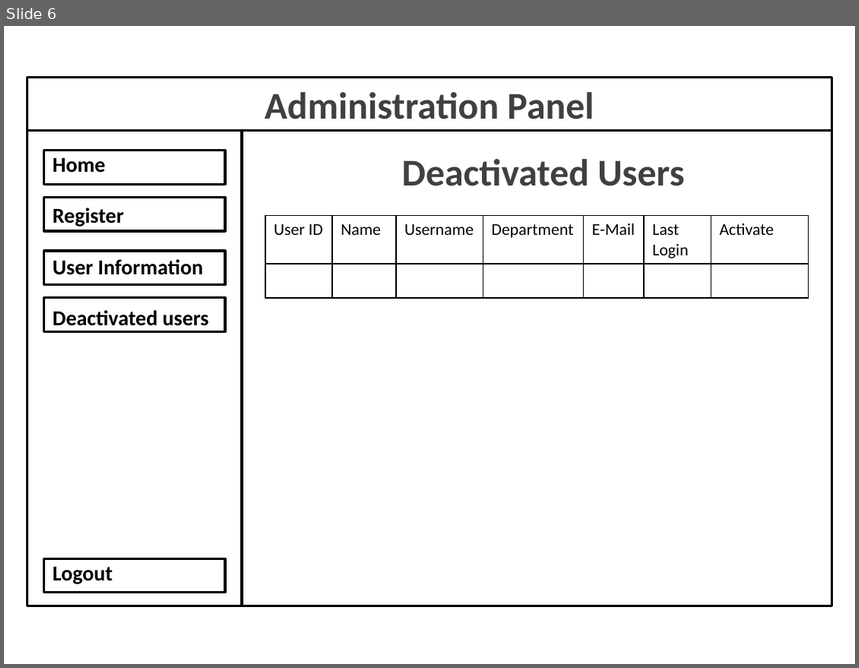
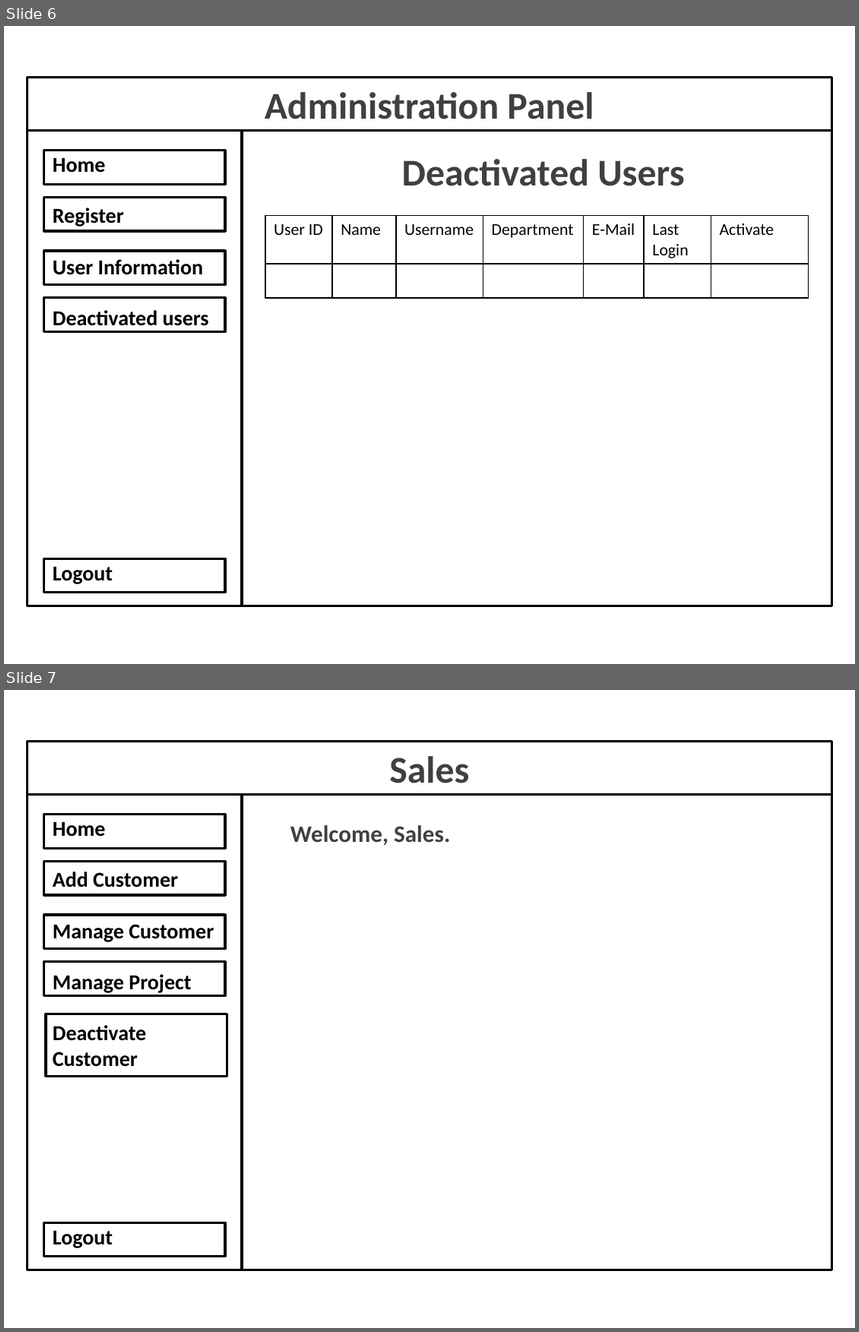
Before and after one commit to Aplicticus/Project_Barroc-IT_Groep6, a slide deck: Docs/Prototype_v0.1/Barroc-IT Prototype.pptx. Shown one above the other, each under a label of ours: slide 6 before the commit, slides 6 and 7 after it. The pictures are 859x668 and 859x1332 pixels, drawn with LibreOffice and Linux fonts; fonts in the diff are those of the drawing. Boxes give left, top, right and bottom in pixels: in the first picture for what was removed or moved away, otherwise in the second. Text is boxed around its words. In the diff, an @@ line names an element or a change of style, - is before the commit and + after.

```diff
--- a/Docs/Prototype_v0.1/Barroc-IT Prototype.pptx
+++ b/Docs/Prototype_v0.1/Barroc-IT Prototype.pptx
@@ slide 7 added at [4, 690, 855, 1328], background #FFFFFF @@
@@ rectangle added at [28, 741, 832, 795], outline #000000 2 pt @@
@@ text added at [389, 756, 469, 783], 32 pt, text #404040, bold @@
+Sales
@@ rectangle added at [28, 795, 243, 1271], outline #000000 2 pt @@
@@ rectangle added at [243, 795, 832, 1271], outline #000000 2 pt @@
@@ rectangle added at [44, 815, 225, 848], outline #000000 2 pt @@
@@ text added at [53, 822, 214, 1249], 18 pt, text #000000, bold @@
+Home
+Add Customer
+Manage Customer
+Manage Project
+Deactivate Customer
+Logout
@@ text added at [291, 825, 450, 845], 20 pt, text #404040, bold @@
+Welcome, Sales.
@@ rectangle added at [44, 861, 225, 895], outline #000000 2 pt @@
@@ rectangle added at [44, 915, 225, 948], outline #000000 2 pt @@
@@ rectangle added at [44, 961, 225, 996], outline #000000 2 pt @@
@@ rectangle added at [46, 1015, 227, 1076], outline #000000 2 pt @@
@@ rectangle added at [44, 1223, 225, 1257], outline #000000 2 pt @@
```
Also in this commit, not shown: 1 slide changed, 5 other slides added, 1 other file.
